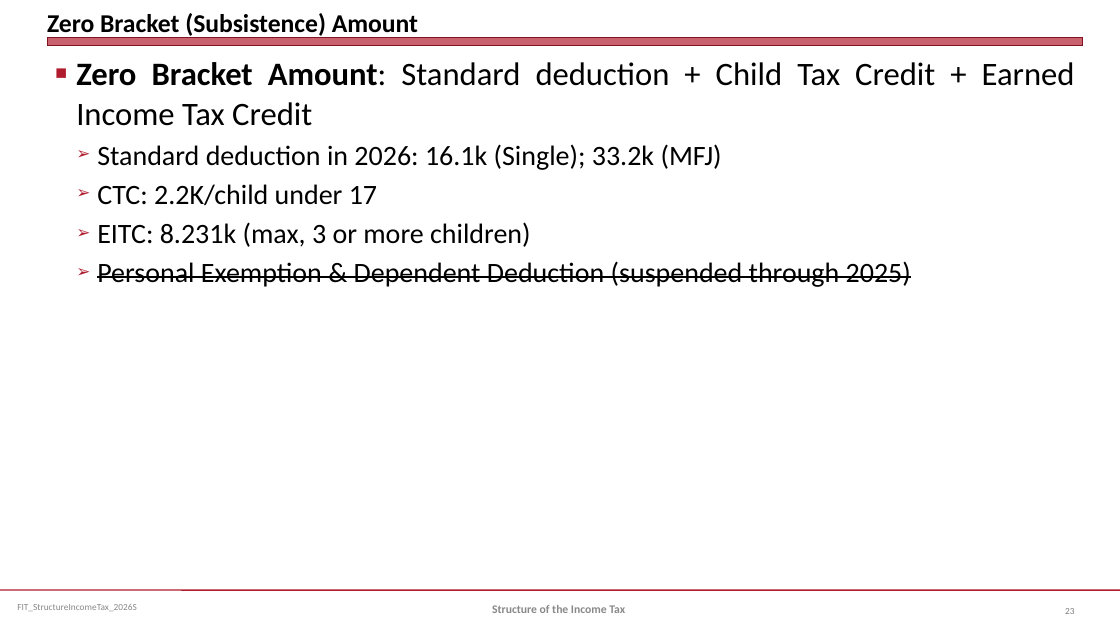
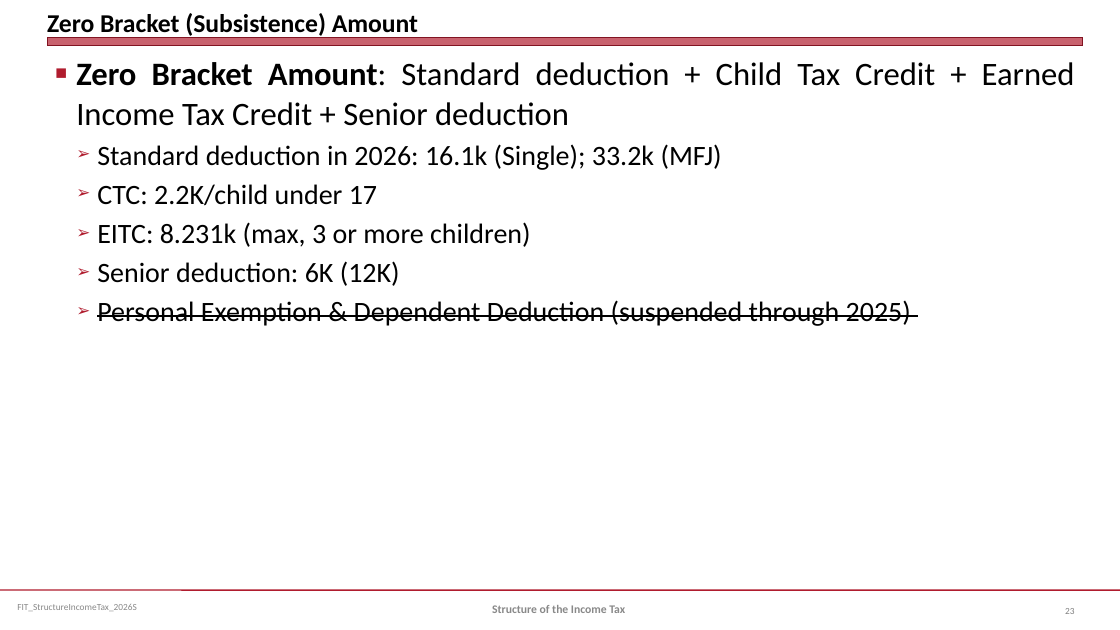
Before and after one commit to jmc877/Fed-Income-Tax, a slide deck: slide 23 of slides/FIT_StructureIncomeTax_2026S.pptx. Drawn at 1120x630 pixels with LibreOffice and Linux fonts; fonts in the diff are those of the drawing. Boxes give left, top, right and bottom in pixels: in the first picture for what was removed or moved away, otherwise in the second. Text is boxed around its words. In the diff, an @@ line names an element or a change of style, - is before the commit and + after.

```diff
--- a/slides/FIT_StructureIncomeTax_2026S.pptx
+++ b/slides/FIT_StructureIncomeTax_2026S.pptx
@@ text at [76, 62, 1075, 126]: text changed @@
-■ Zero Bracket Amount: Standard deduction + Child Tax Credit + Earned Income Tax Credit
+■ Zero Bracket Amount: Standard deduction + Child Tax Credit + Earned Income Tax Credit + Senior deduction
@@ text at [97, 261, 400, 286]: paragraph added @@
+  ➢ Senior deduction: 6K (12K)
```
Also in this commit, not shown: 4 other slides changed, 3 other files.
